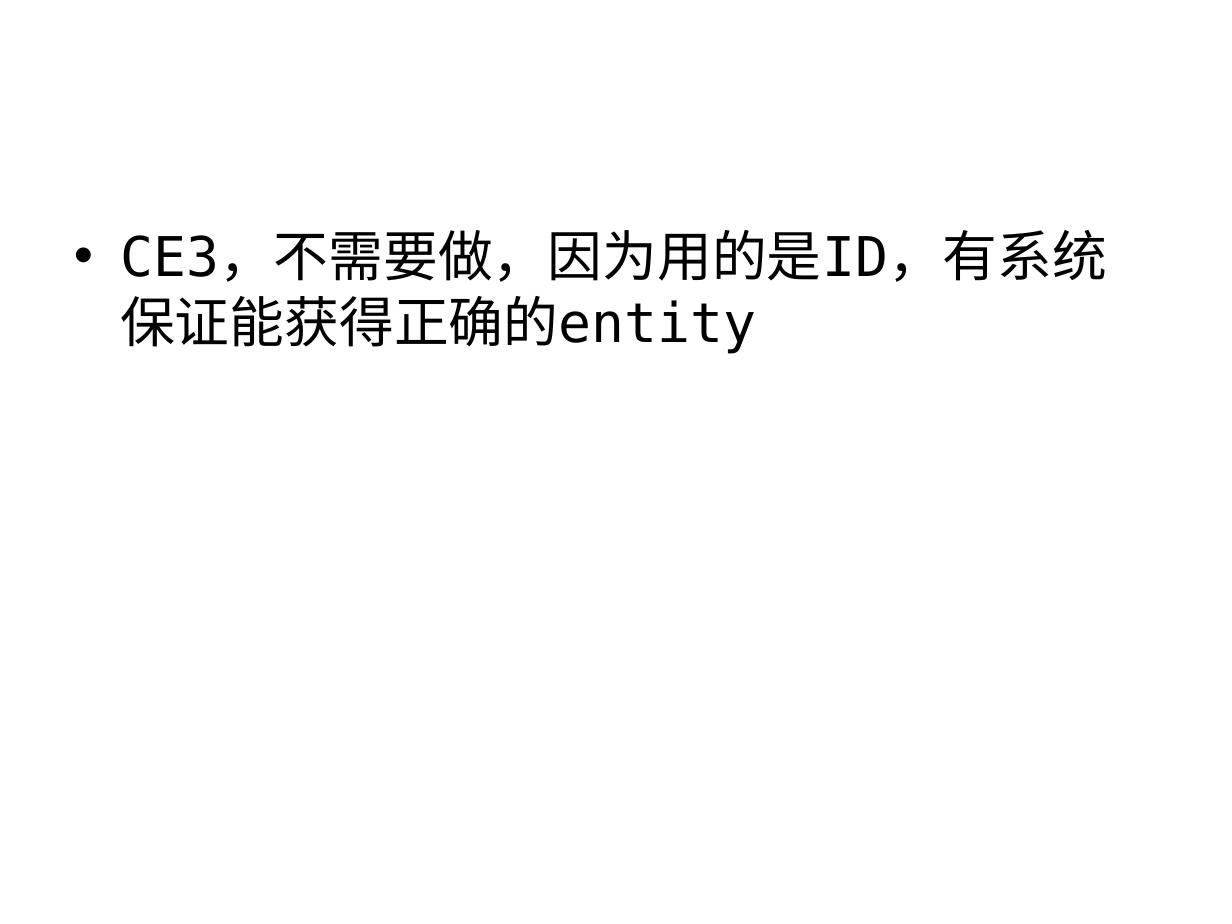
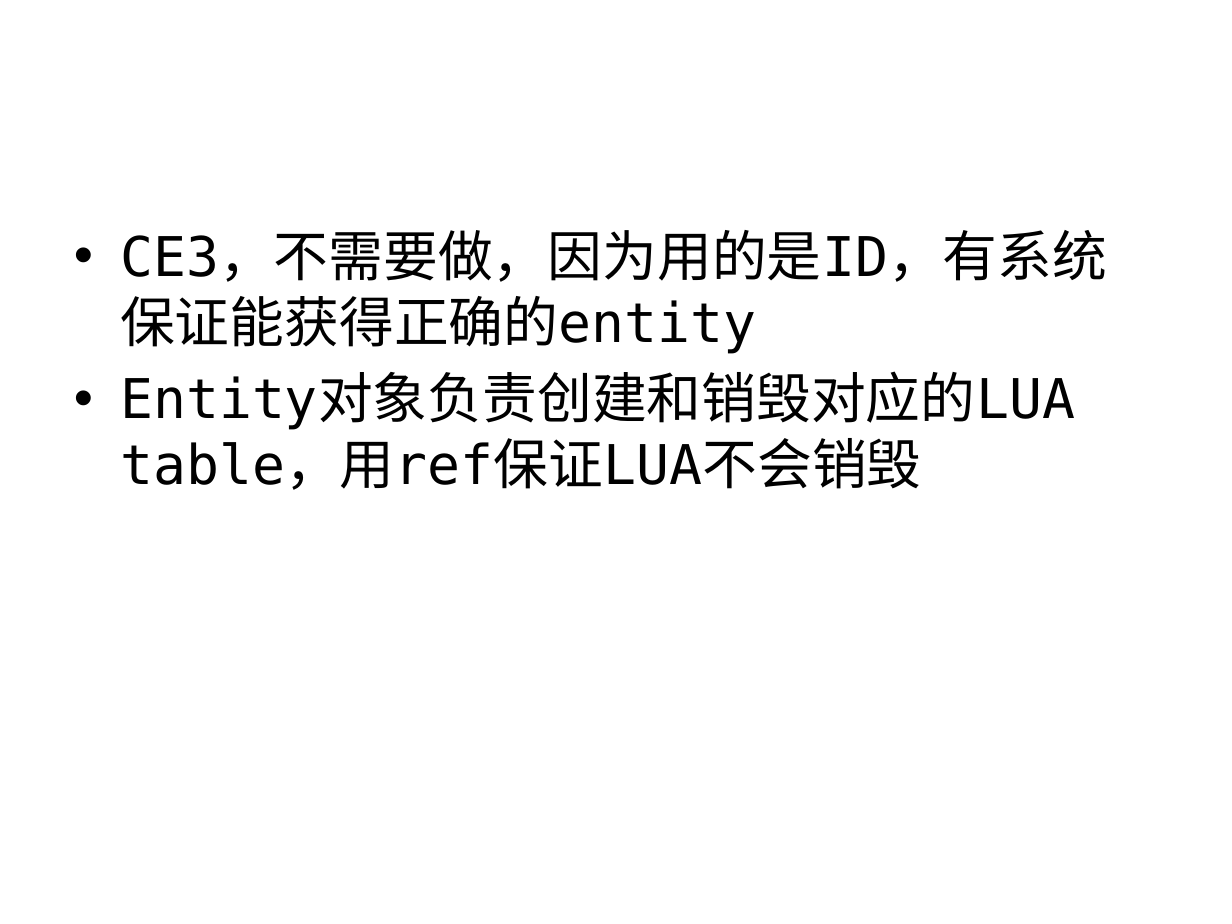
Before and after one commit to henryfung01/StreetFighter, a slide deck: slide 38 of Doc/lua1.pptx. Drawn at 1232x924 pixels with LibreOffice and Linux fonts; fonts in the diff are those of the drawing; background and template pictures are left out. Boxes give left, top, right and bottom in pixels: in the first picture for what was removed or moved away, otherwise in the second. Text is boxed around its words. In the diff, an @@ line names an element or a change of style, - is before the commit and + after.

```diff
--- a/Doc/lua1.pptx
+++ b/Doc/lua1.pptx
@@ text at bbox=[120, 374, 1075, 490]: paragraph added @@
+• Entity对象负责创建和销毁对应的LUA table，用ref保证LUA不会销毁
```
Also in this commit, not shown: 1 other slide changed, 2 slides added.
